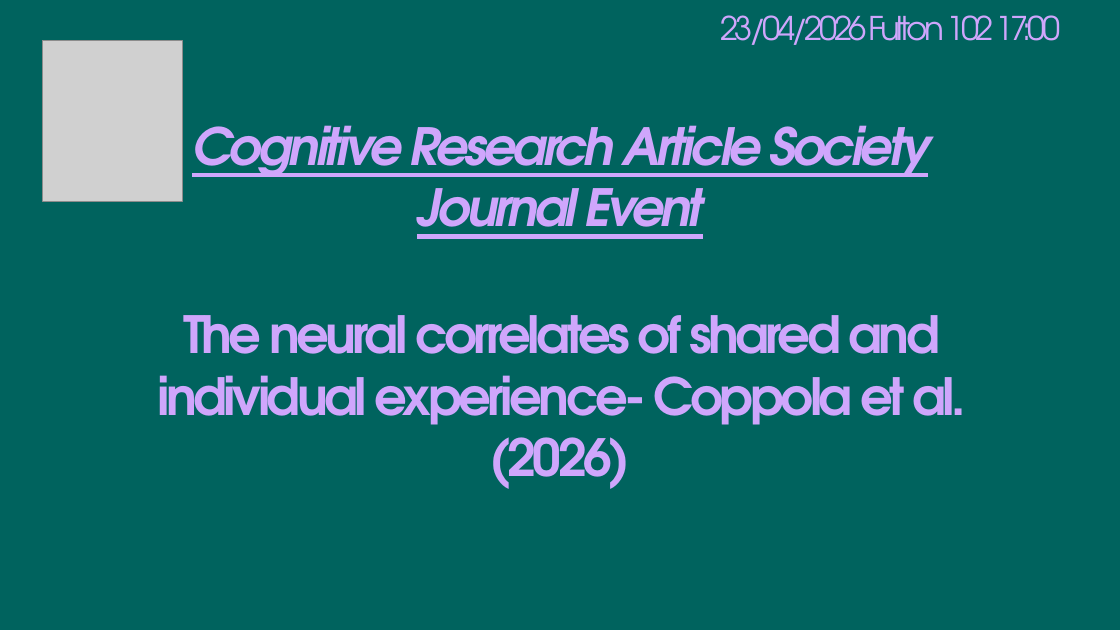
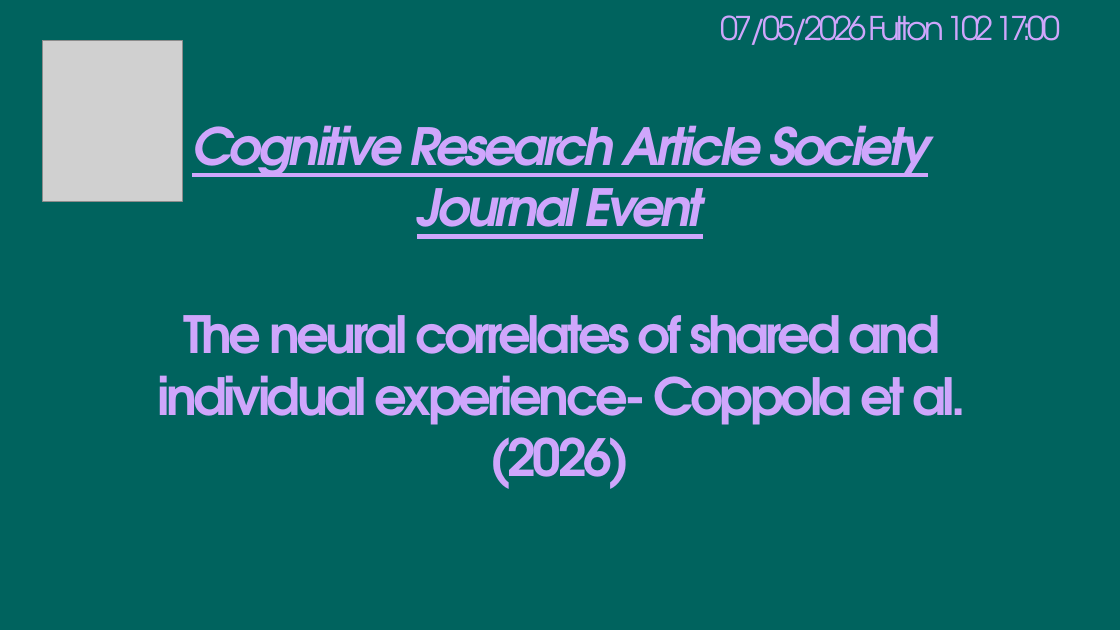
Before and after one commit to RoisinSharma/Cognitive-Research-Article-Society, a slide deck: slide 1 of JournalEvent2Slides.pptx. Drawn at 1120x630 pixels with LibreOffice and Linux fonts; fonts in the diff are those of the drawing; grey boxes stand for pictures; background and template pictures are left out. Boxes give left, top, right and bottom in pixels: in the first picture for what was removed or moved away, otherwise in the second. Text is boxed around its words. In the diff, an @@ line names an element or a change of style, - is before the commit and + after.

```diff
--- a/JournalEvent2Slides.pptx
+++ b/JournalEvent2Slides.pptx
@@ text at <box>720,15,1061,45</box>: text changed @@
-23/04/2026 Fulton 102 17:00
+07/05/2026 Fulton 102 17:00
```
